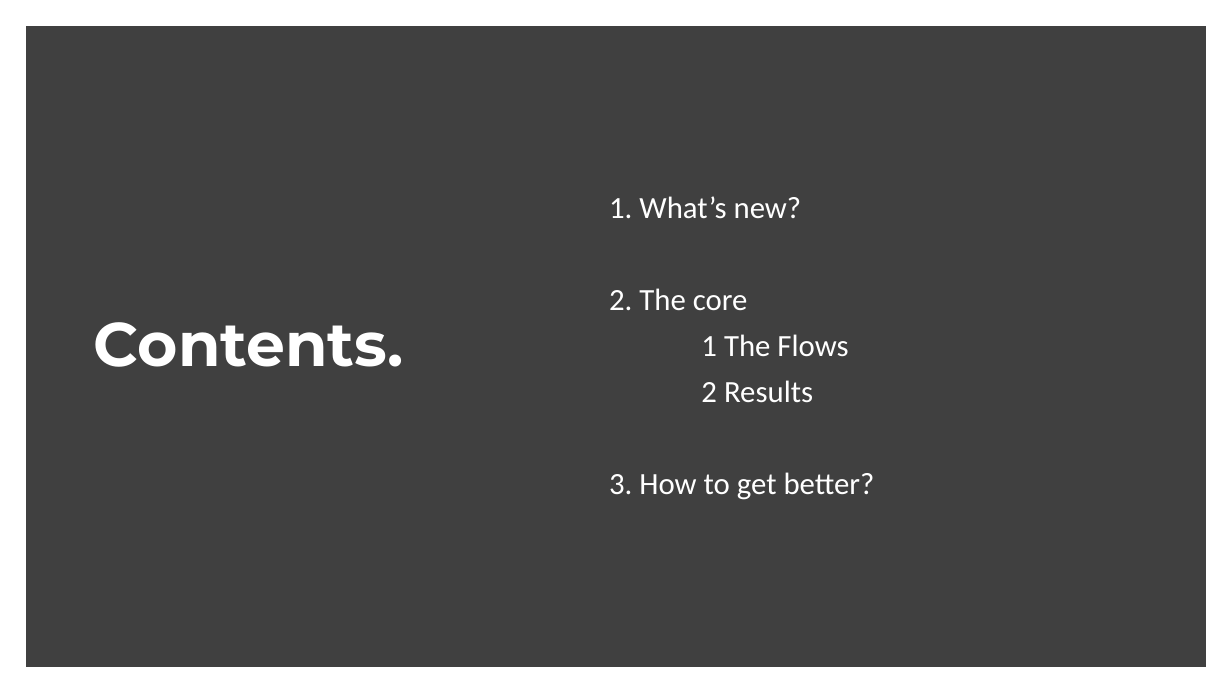
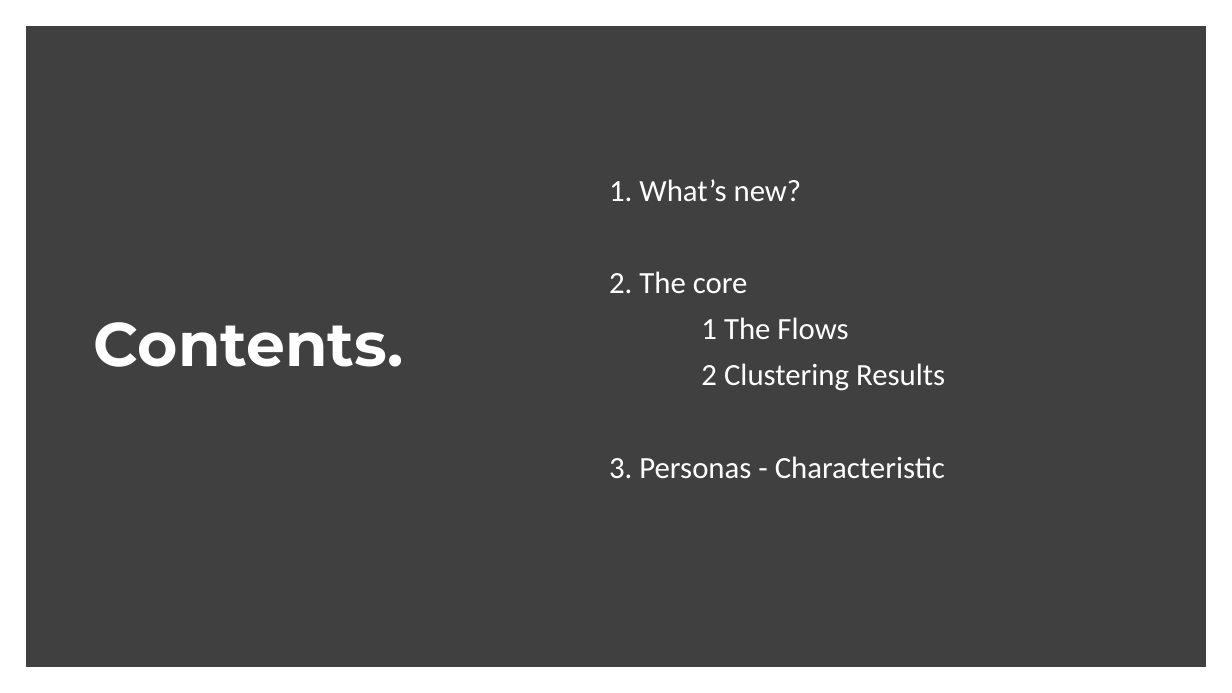
Before and after one commit to maisonhai3/Portfolio, a slide deck: slide 2 of 2_Boston_marathon/Boston_presentation.pptx. Drawn at 1232x693 pixels with LibreOffice and Linux fonts; fonts in the diff are those of the drawing. Boxes give left, top, right and bottom in pixels: in the first picture for what was removed or moved away, otherwise in the second. Text is boxed around its words. In the diff, an @@ line names an element or a change of style, - is before the commit and + after.

```diff
--- a/2_Boston_marathon/Boston_presentation.pptx
+++ b/2_Boston_marathon/Boston_presentation.pptx
@@ text at [609,363,945,478]: text changed @@
-2 Results
-3. How to get better?
+2 Clustering Results
+3. Personas - Characteristic
```
Also in this commit, not shown: 1 other slide changed, 2 slides added, 1 slide removed, 29 other files.
